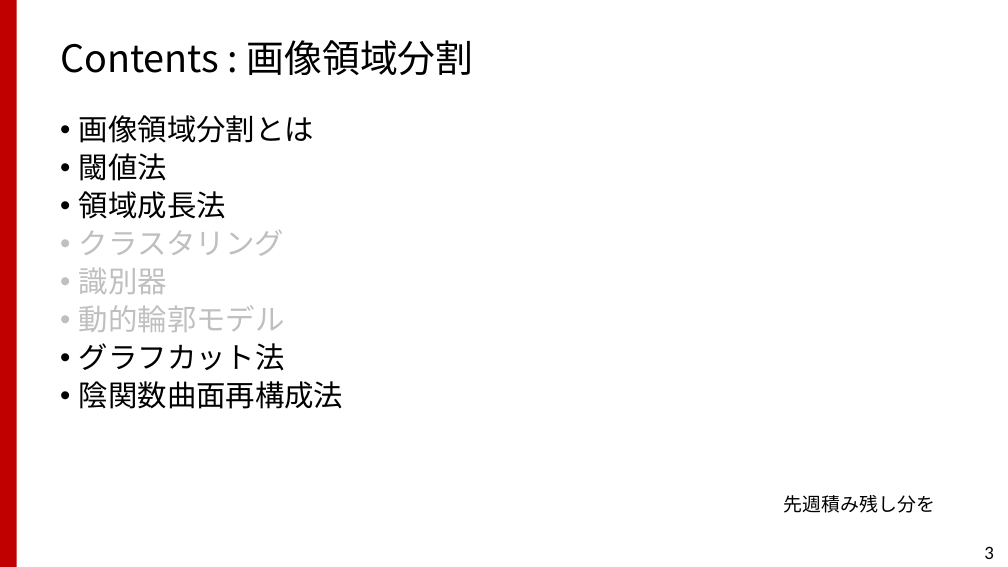
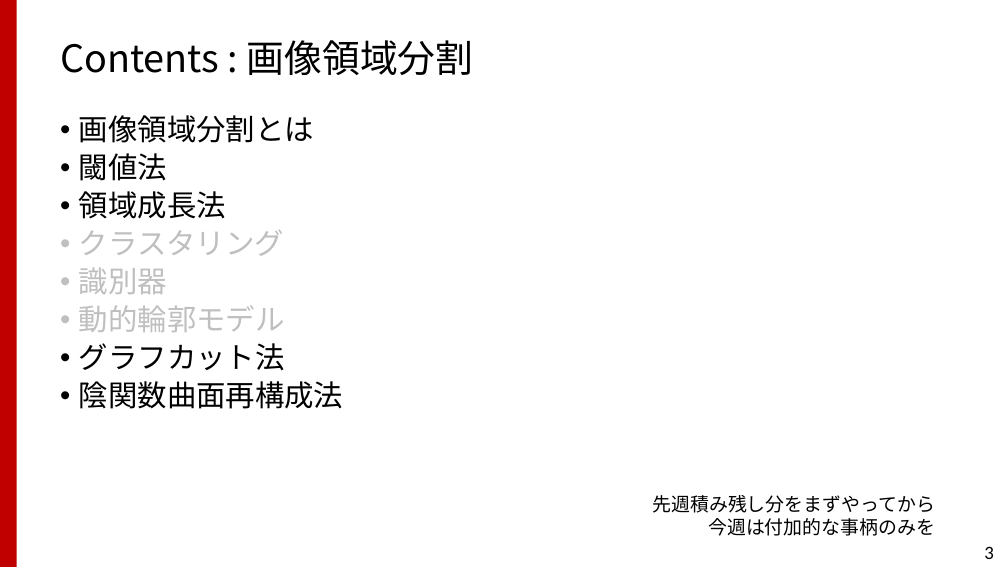
Before and after one commit to TakashiIjiri/TakashiIjiri.github.io, a slide deck: slide 3 of classes/dm2018_2/dm2_5.pptx. Drawn at 1008x567 pixels with LibreOffice and Linux fonts; fonts in the diff are those of the drawing. Boxes give left, top, right and bottom in pixels: in the first picture for what was removed or moved away, otherwise in the second. Text is boxed around its words. In the diff, an @@ line names an element or a change of style, - is before the commit and + after.

```diff
--- a/classes/dm2018_2/dm2_5.pptx
+++ b/classes/dm2018_2/dm2_5.pptx
@@ text at (652, 495, 935, 536): text changed @@
-先週積み残し分を
+先週積み残し分をまずやってから
+今週は付加的な事柄のみを
```
Also in this commit, not shown: 10 other files.
